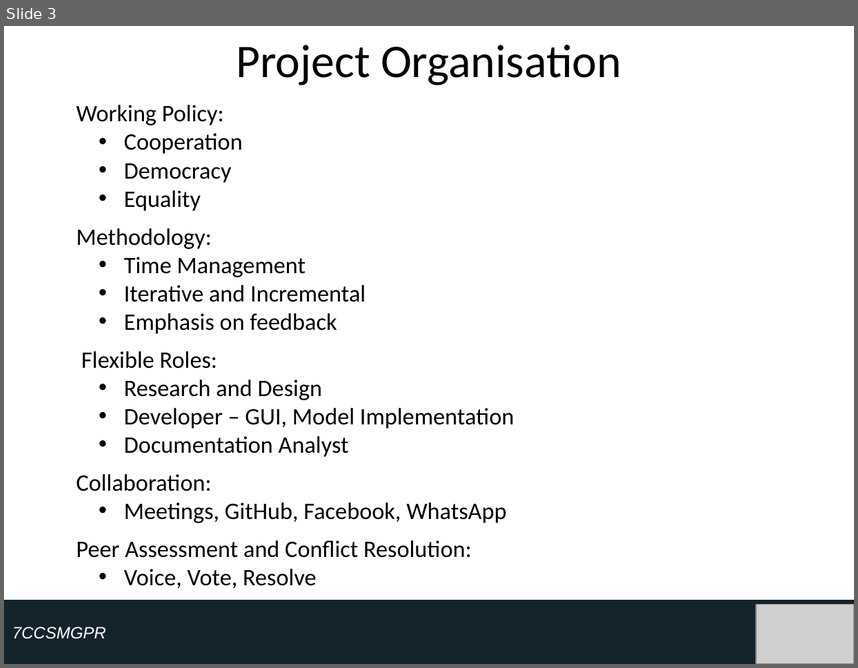
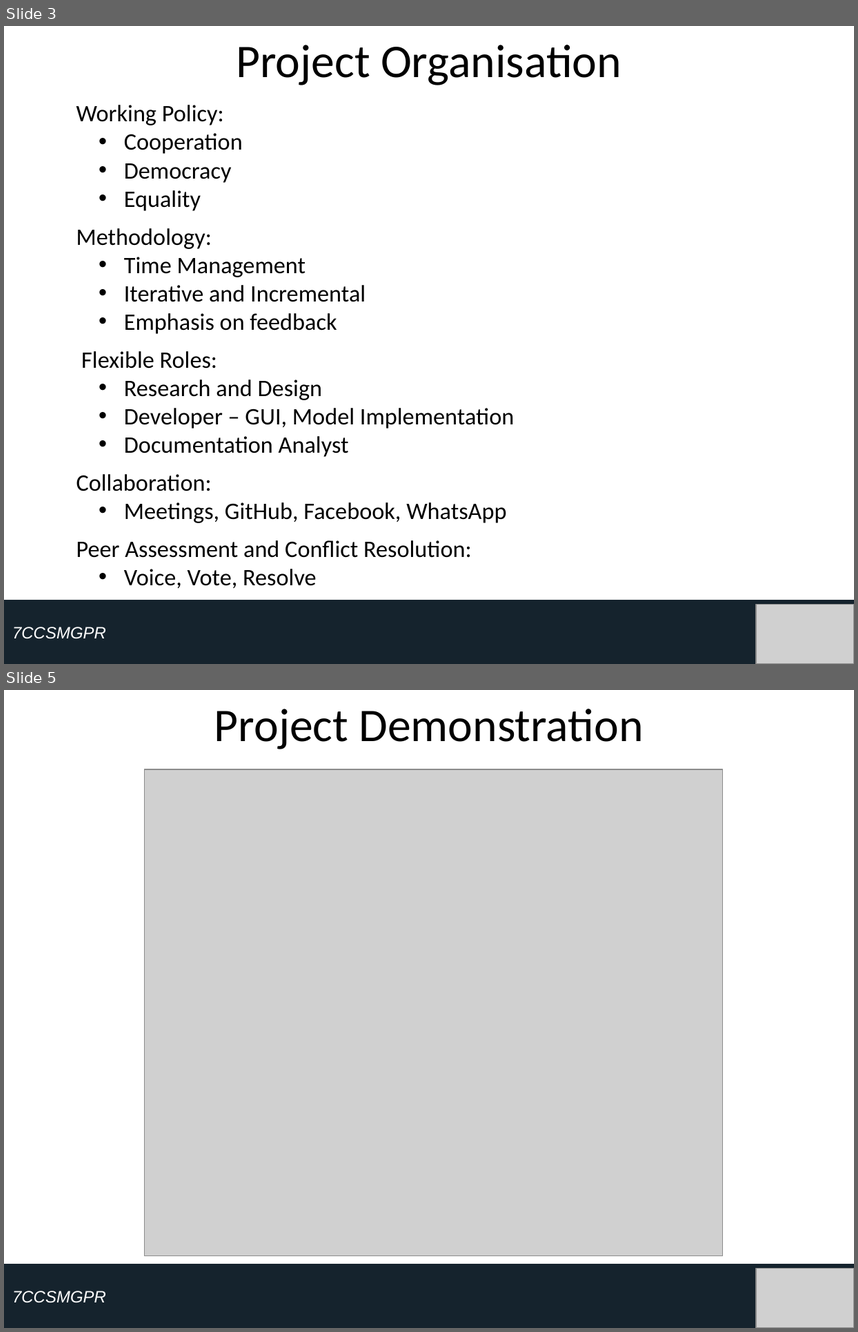
Before and after one commit to leorohr/simulus, a slide deck: doc/Reports/01 - Initial Report/03 - Presentation/Presentation.pptx. Shown one above the other, each under a label of ours: slide 3 before the commit, slides 3 and 5 after it; the slides between them are not shown. The pictures are 858x668 and 858x1332 pixels, drawn with LibreOffice and Linux fonts; fonts in the diff are those of the drawing; grey boxes stand for pictures. Boxes give left, top, right and bottom in pixels: in the first picture for what was removed or moved away, otherwise in the second. Text is boxed around its words. In the diff, an @@ line names an element or a change of style, - is before the commit and + after.

```diff
--- a/doc/Reports/01 - Initial Report/03 - Presentation/Presentation.pptx
+++ b/doc/Reports/01 - Initial Report/03 - Presentation/Presentation.pptx
@@ slide 5 added at bbox=[4, 690, 854, 1328], background #FFFFFF @@
@@ title added at bbox=[214, 709, 643, 749], 39.6 pt, text #000000 @@
+Project Demonstration
@@ picture added at bbox=[144, 769, 722, 1255] @@
@@ rectangle added at bbox=[4, 1264, 854, 1328], fill #15232D, 14 pt, text #FFFFFF, italic @@
+7CCSMGPR
@@ picture added at bbox=[756, 1268, 854, 1328] @@
```
Also in this commit, not shown: 3 slides changed, 1 other slide added.
